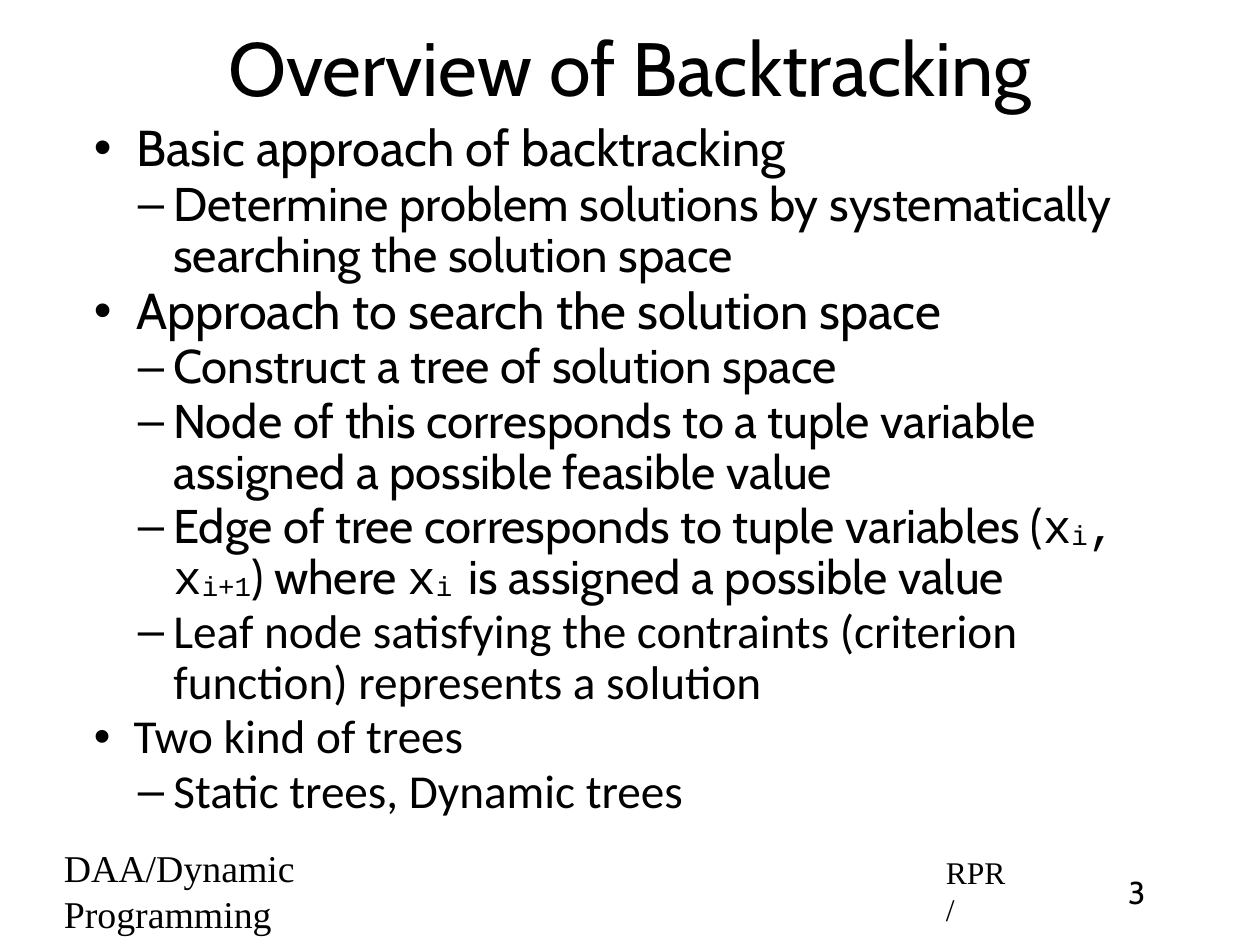
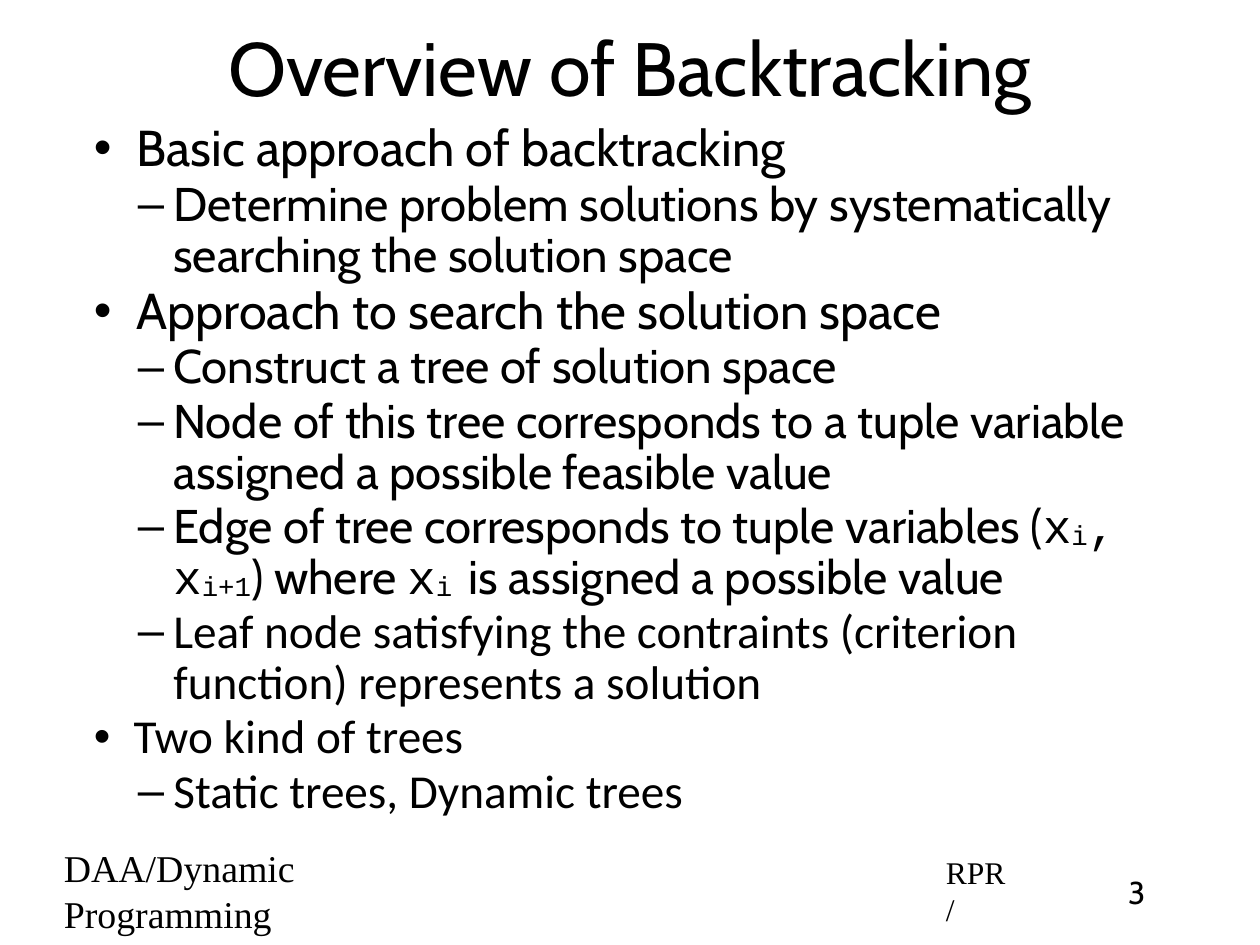
Before and after one commit to rprustagi/2019-17CS43-DAA, a slide deck: slide 3 of Slides-RPR/2019-H1-DAA-L42-BackTrack-approach-algo.pptx. Drawn at 1260x945 pixels with LibreOffice and Linux fonts; fonts in the diff are those of the drawing. Boxes give left, top, right and bottom in pixels: in the first picture for what was removed or moved away, otherwise in the second. Text is boxed around its words. In the diff, an @@ line names an element or a change of style, - is before the commit and + after.

```diff
--- a/Slides-RPR/2019-H1-DAA-L42-BackTrack-approach-algo.pptx
+++ b/Slides-RPR/2019-H1-DAA-L42-BackTrack-approach-algo.pptx
@@ text at [173,402,1125,500]: text changed @@
-  – Node of this corresponds to a tuple variable assigned a possible feasible value
+  – Node of this tree corresponds to a tuple variable assigned a possible feasible value
```
Also in this commit, not shown: 3 other slides changed, 2 other files.
